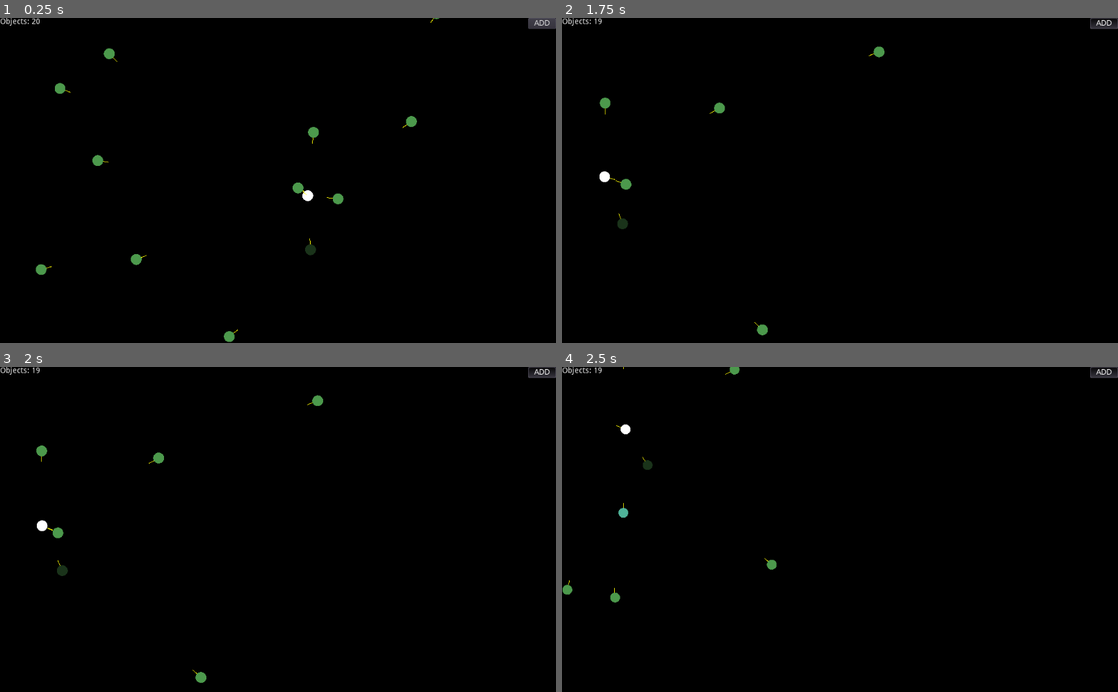
Above: before the commit, frames 1-4 (two rows, left to right).
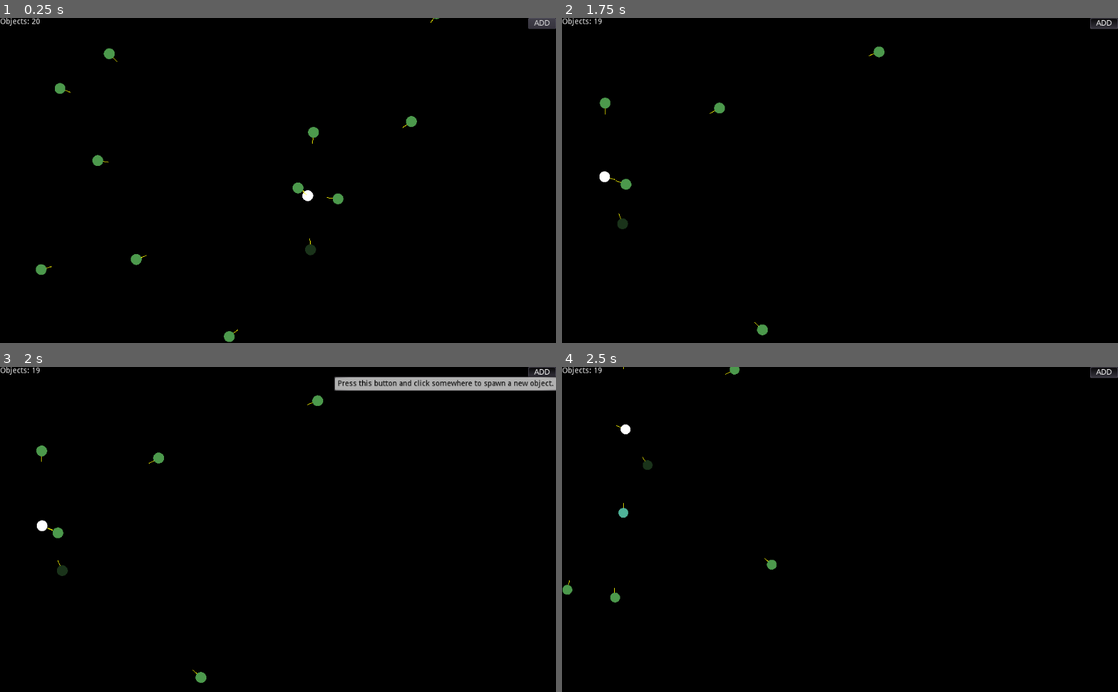
Above: after the commit, the same moments.

Repository: NuclearPhoenixx/n-body-problem
Game: Godot game, scene res://main.tscn
Same seed, same stepped clock (60 frames per second), same inputs: the game is played once before the commit and once after it.
Inputs (mouse positions are in pixels of both pictures, inside the frame that each line leads up to):
- Up to frame 1 (0.25 s): no input
- Up to frame 2 (1.75 s): move the mouse to (840, 180) at 0.52 s; hold Right (ui_right) 0.53-1.25 s; hold Mouse wheel up (camera_zin) 0.53-1.25 s; click (840, 180) at 0.77 s; click "ADD" at 1.25 s
- Up to frame 3 (2 s): no input
- Up to frame 4 (2.5 s): move the mouse to (623, 571) at 2.02 s; hold Down (ui_down) from 2.03 s (still down); tap Mouse wheel down (camera_zout) at 2.1 s; click (623, 571) at 2.27 s

Frames 1-2 are identical in both runs. In frame 3, 1.7% of the frame differs, in the area x 60-100%, y 2-8%; in frame 4, nothing differs.

Commit message:
change cursor when adding objects

Diff:
--- a/src/gui/add_object.gd
+++ b/src/gui/add_object.gd
@@ -15,3 +15,9 @@
 
 		#spawn an object at the event location
 		main.spawn(position, Vector2(rand_range(-400000,400000),rand_range(-400000,400000)), 1e26, Color(r,g,b,1), 10)
+
+func _process(delta):
+	if pressed:
+		Input.set_default_cursor_shape(Input.CURSOR_CROSS)
+	else:
+		Input.set_default_cursor_shape(0)
